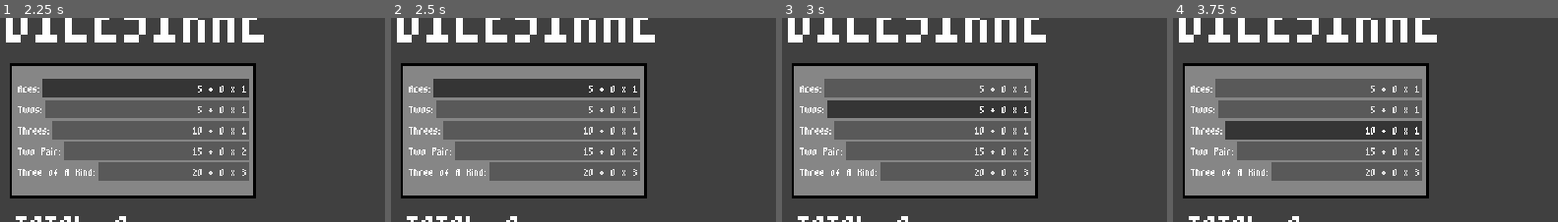
Above: before the commit, frames 1-4 (left to right).
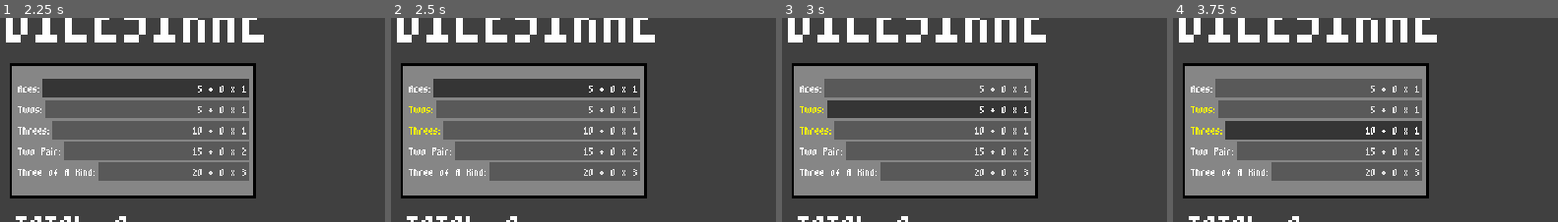
Above: after the commit, the same moments.

Repository: xander6424/DICESIRAE
Game: Godot game, scene res://scenes/main.tscn
Same seed, same stepped clock (60 frames per second), same inputs: the game is played once before the commit and once after it.
Inputs (mouse positions are % of the whole screen's width and height, from its top left):
- Up to frame 1 (2.25 s): click "SCORE" at 0.5 s; click (92, 91) at 1.25 s; click "5 + 0 x 1" at 2 s
- Up to frame 2 (2.5 s): no input
- Up to frame 3 (3 s): click "5 + 0 x 1" at 2.75 s
- Up to frame 4 (3.75 s): click "10 + 0 x 1" at 3.5 s
The pictures show only the part of the screen within x 0-50%, y 6-56%; the shares and areas given below are measured in that part.

Frame 1 is identical in both runs. In frame 2, 0.2% of the frame differs, in the area x 4-13%, y 43-58%; in frame 3, 0.2%; in frame 4, 0.2%.
Error before the commit: Invalid access to property or key 'scoring_dice_list' on a base object of type 'Node (game-data.gd)'. (res://scripts/scorecard.gd:48)

Commit message:
Temporary Scoring Fix
Temporary fix added to the used categories in how they score.

Diff:
--- a/scripts/categories/aces.gd
+++ b/scripts/categories/aces.gd
@@ -8,7 +8,7 @@
 func check_validity() -> void:
 	valid = false
 
-	if VALUE in GameData.scoring_dice_list:
+	if VALUE in DiceManager.scoring_value_list:
 		valid = true
 
 	if valid:
@@ -17,7 +17,7 @@
 		label.add_theme_color_override("font_color", Color.WHITE)
 
 func score_category() -> int:
-	for dice in GameData.scoring_dice_list:
+	for dice in DiceManager.scoring_value_list:
 		if dice == VALUE:
 			total += dice
 
--- a/scripts/categories/three-of-a-kind.gd
+++ b/scripts/categories/three-of-a-kind.gd
@@ -6,8 +6,8 @@
 func check_validity() -> void:
 	valid = false
 
-	for dice in GameData.scoring_dice_list:
-		if GameData.scoring_dice_list.count(dice) >= 3:
+	for dice in DiceManager.scoring_value_list:
+		if DiceManager.scoring_value_list.count(dice) >= 3:
 			valid = true
 			break
 
@@ -17,8 +17,8 @@
 		label.add_theme_color_override("font_color", Color.WHITE)
 
 func score_category():
-	for dice in GameData.scoring_dice_list:
-		if GameData.scoring_dice_list.count(dice) >= 3:
+	for dice in DiceManager.scoring_value_list:
+		if DiceManager.scoring_value_list.count(dice) >= 3:
 			total += dice * 3
 			break
 
--- a/scripts/categories/threes.gd
+++ b/scripts/categories/threes.gd
@@ -8,7 +8,7 @@
 func check_validity() -> void:
 	valid = false
 
-	if VALUE in GameData.scoring_dice_list:
+	if VALUE in DiceManager.scoring_value_list:
 		valid = true
 
 	if valid:
@@ -17,7 +17,7 @@
 		label.add_theme_color_override("font_color", Color.WHITE)
 
 func score_category():
-	for dice in GameData.scoring_dice_list:
+	for dice in DiceManager.scoring_value_list:
 		if dice == VALUE:
 			total += dice
 
--- a/scripts/categories/two-pair.gd
+++ b/scripts/categories/two-pair.gd
@@ -9,9 +9,9 @@
 	var pairs: int = 0
 	var banned_face: int = -1
 
-	for dice in GameData.scoring_dice_list:
+	for dice in DiceManager.scoring_value_list:
 		# Check for a pair
-		if GameData.scoring_dice_list.count(dice) >= 2 and dice != banned_face:
+		if DiceManager.scoring_value_list.count(dice) >= 2 and dice != banned_face:
 			banned_face = dice
 			pairs += 1
 
@@ -32,9 +32,9 @@
 	var pairs: int = 0
 	var banned_face: int = -1
 
-	for dice in GameData.scoring_dice_list:
+	for dice in DiceManager.scoring_value_list:
 		# Check for a pair
-		if GameData.scoring_dice_list.count(dice) >= 2 and dice != banned_face:
+		if DiceManager.scoring_value_list.count(dice) >= 2 and dice != banned_face:
 			total += dice * 2
 			banned_face = dice
 			pairs += 1
--- a/scripts/categories/twos.gd
+++ b/scripts/categories/twos.gd
@@ -8,7 +8,7 @@
 func check_validity() -> void:
 	valid = false
 
-	if VALUE in GameData.scoring_dice_list:
+	if VALUE in DiceManager.scoring_value_list:
 		valid = true
 
 	if valid:
@@ -17,7 +17,7 @@
 		label.add_theme_color_override("font_color", Color.WHITE)
 
 func score_category():
-	for dice in GameData.scoring_dice_list:
+	for dice in DiceManager.scoring_value_list:
 		if dice == VALUE:
 			total += dice
 
--- a/scripts/global/dice-manager.gd
+++ b/scripts/global/dice-manager.gd
@@ -11,6 +11,9 @@
 var rolling_dice_list: Array[DiceInfo] = []
 var saved_dice_list: Array[DiceInfo] = []
 var discard_pile: Array[DiceInfo] = []
+
+var scoring_dice_list: Array[DiceInfo] = []
+var scoring_value_list: Array[int] = []
 
 
 func _ready() -> void:
@@ -37,6 +40,22 @@
 
 func _on_hand_rolling_done() -> void:
 	print("HAND DONE ROLLING")
+
+	# Move all rolled/saved dice in a scoring list to be checked
+	scoring_dice_list.clear()
+	scoring_value_list.clear()
+	for dice in rolling_dice_list:
+		var index: int = dice.current_face_index
+
+		scoring_dice_list.append(dice)
+		scoring_value_list.append(dice.faces[index].face_value)
+	for dice in saved_dice_list:
+		var index: int = dice.current_face_index
+
+		scoring_dice_list.append(dice)
+		scoring_value_list.append(dice.faces[index].face_value)
+
+	print(scoring_value_list)
 	_update_round_status.emit()
 
 
--- a/scripts/scorecard.gd
+++ b/scripts/scorecard.gd
@@ -45,12 +45,6 @@
 			scorecard_index += 1
 
 func _update_scorecard() -> void:
-	GameData.scoring_dice_list.clear()
-	for dice in GameData.rolling_dice_list:
-		GameData.scoring_dice_list.append(dice)
-	for dice in GameData.saved_dice_list:
-		GameData.scoring_dice_list.append(dice)
-
 	for category in CategoryData.active_category_info_list:
 		category.total = 0
 
